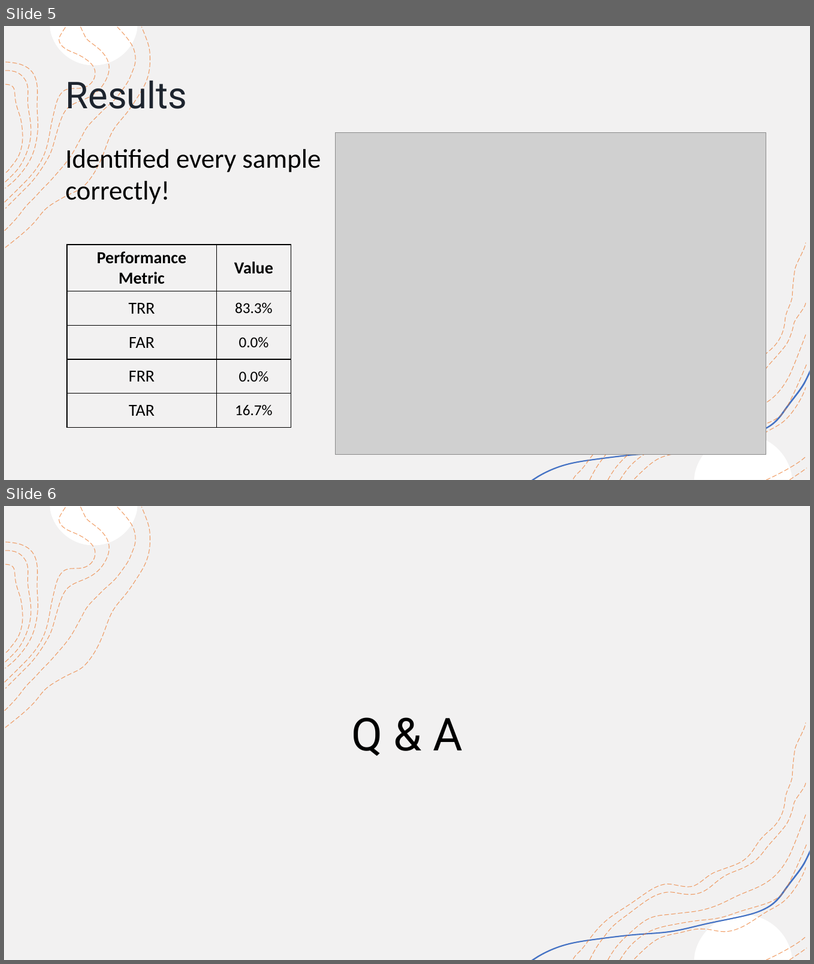
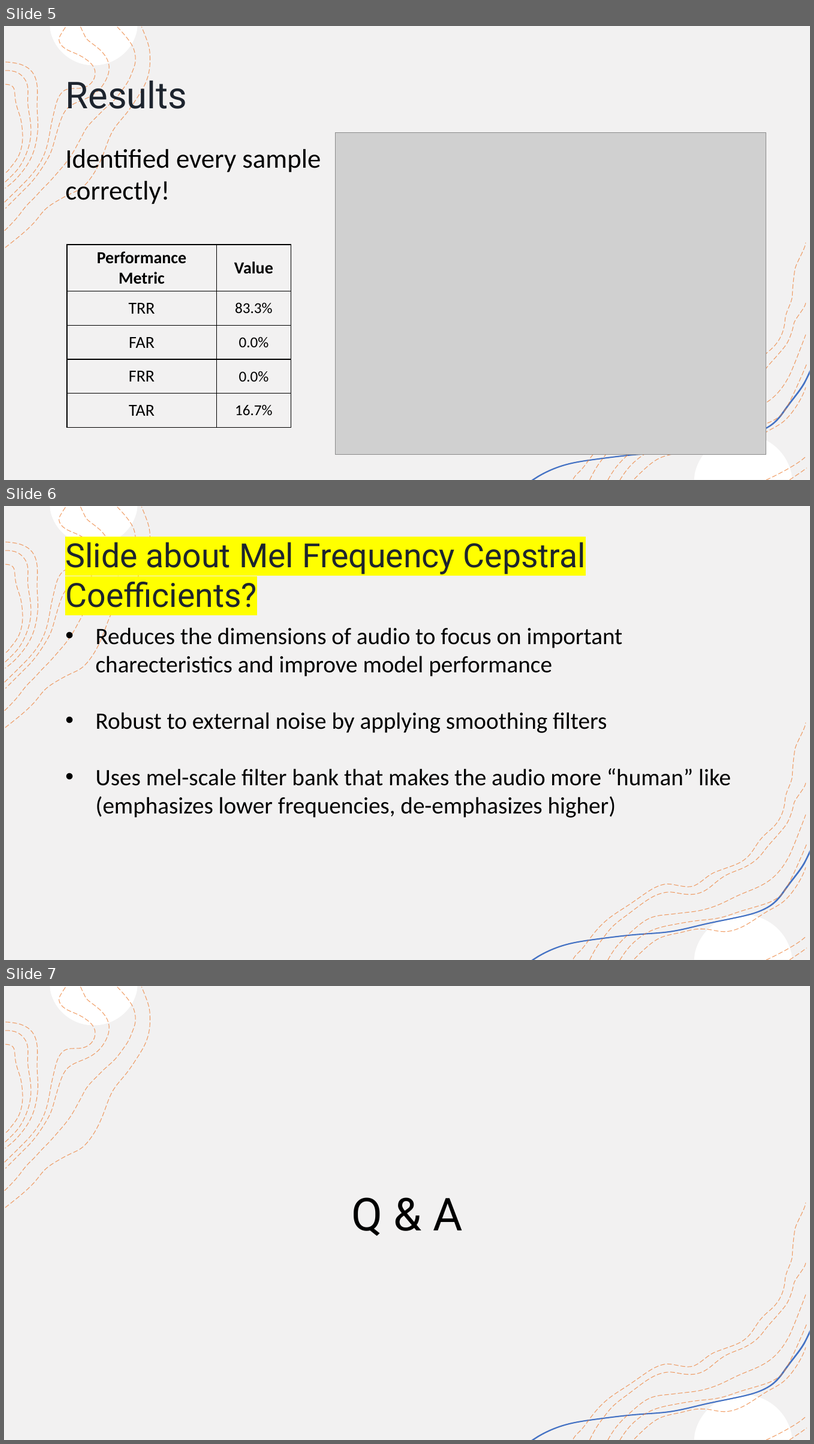
Before and after one commit to TheJade/ENCM509, a slide deck: FinalProject/Presentation.pptx. Shown one above the other, each under a label of ours: slides 5 and 6 before the commit, slides 5, 6 and 7 after it. The pictures are 814x964 and 814x1444 pixels, drawn with LibreOffice and Linux fonts; fonts in the diff are those of the drawing; grey boxes stand for pictures. Boxes give left, top, right and bottom in pixels: in the first picture for what was removed or moved away, otherwise in the second. Text is boxed around its words. In the diff, an @@ line names an element or a change of style, - is before the commit and + after.

```diff
--- a/FinalProject/Presentation.pptx
+++ b/FinalProject/Presentation.pptx
@@ slide 6 added at (4,506,810,960), background #FFFFFF; not listed: 18 template elements that a slide beside it also shows @@
@@ title added at (65,537,587,607), 39.6 pt, text #1D242E @@
+Slide about Mel Frequency Cepstral Coefficients?
@@ text added at (96,625,731,817), 28 pt, text #000000 @@
+• Reduces the dimensions of audio to focus on important charecteristics and improve model performance
+• Robust to external noise by applying smoothing filters
+• Uses mel-scale filter bank that makes the audio more “human” like (emphasizes lower frequencies, de-emphasizes higher)
@@ what was slide 6 is now slide 7 @@
```
Also in this commit, not shown: 1 slide changed, 12 other files.
